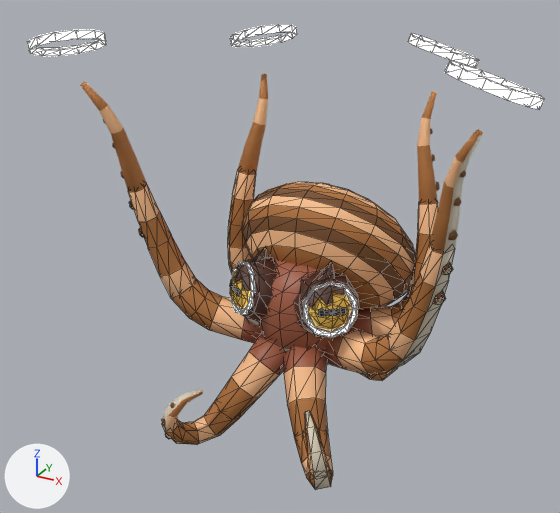
One commit to the glTF model game/assets/genius/forms/octopus-plate-spinner.glb: the scene before it, then after it.
The view is the same before and after, from a camera (50 mm lens) standing at (0.65, -1.308, 1.02) and looking at (-0.042, -0.05, 0.391). The axes (+X, +Y, +Z) are drawn at lower left. The lights are the same throughout. The first picture is the older version. Mesh edges are drawn as thin lines on the coarser meshes. Where no turn or scale is listed for an object, it has been applied to the vertices. Vertices at exactly the same position are counted once.

The first picture shows 'body', 'pulse_mantle', 'spin_ring_0', 'spin_ring_2', 'spin_ring_r_1', 'spin_ring_r_3', 'wave_arm0_0', 'wave_arm2_0', 'wave_arm2_1', 'wave_arm3_0', 'wave_arm3_1', 'wave_arm4_0', 'wave_arm4_1', 'wave_arm5_1' and 7 more.
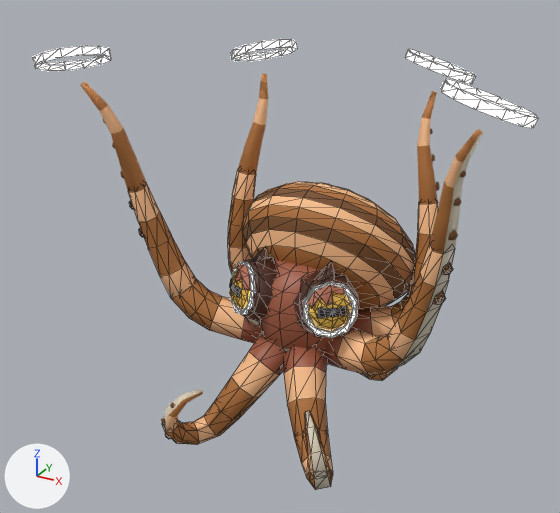
What differs and where, as boxes (x1, y1, x2, y2) in the pictures (560 x 513 px):
```json
{"object": "spin_ring_r_1", "change": "moved", "before": [445, 60, 544, 109], "after": [441, 79, 538, 128]}
{"object": "spin_ring_0", "change": "moved", "before": [27, 30, 106, 56], "after": [33, 46, 111, 71]}
{"object": "spin_ring_2", "change": "moved", "before": [230, 24, 297, 47], "after": [230, 39, 297, 61]}
{"object": "spin_ring_r_3", "change": "moved", "before": [407, 33, 479, 68], "after": [405, 49, 476, 84]}
{"part": 1, "of": "me_body", "change": "recoloured", "before": [234, 264, 346, 307], "after": [234, 264, 346, 307]}
```

Edits to the scene script, one JSON object a line:
```json
{"block": "me_body", "where": "me_body.from_pydata(...)  # 519 vertices, 954 faces; spans x -0.277..0.277, y -0.218..0.166, z 0.053..0.408"}
{"block": "me_body", "where": "# used by ob_body; location = (0.0, 0.0, 0.0)"}
{"block": "me_body", "change": "me_body part 1: 28 faces spanning x -0.122..0.122, y -0.139..-0.074, z 0.345..0.381 switch from mat_hide_octopus_dark (brown #4d2a1d) to mat_hide_octopus (brown #9e593f)"}
{"op": "set", "path": "ob_spin_ring_0.location", "old": "(-0.389, -0.222, 0.807)", "new": "(-0.384, -0.218, 0.78)"}
{"op": "set", "path": "ob_spin_ring_r_1.location", "old": "(0.389, -0.222, 0.807)", "new": "(0.384, -0.218, 0.78)"}
{"op": "set", "path": "ob_spin_ring_2.location", "old": "(-0.196, 0.158, 0.787)", "new": "(-0.194, 0.154, 0.758)"}
{"op": "set", "path": "ob_spin_ring_r_3.location", "old": "(0.196, 0.158, 0.787)", "new": "(0.194, 0.154, 0.758)"}
```
